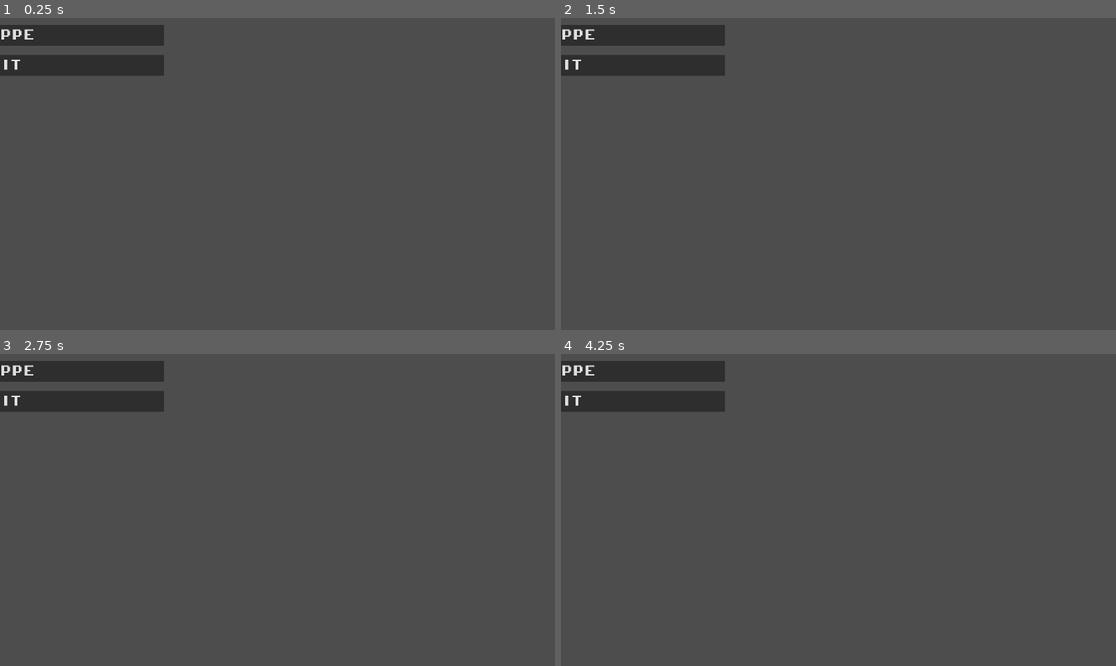
Above: before the commit, frames 1-4 (two rows, left to right).
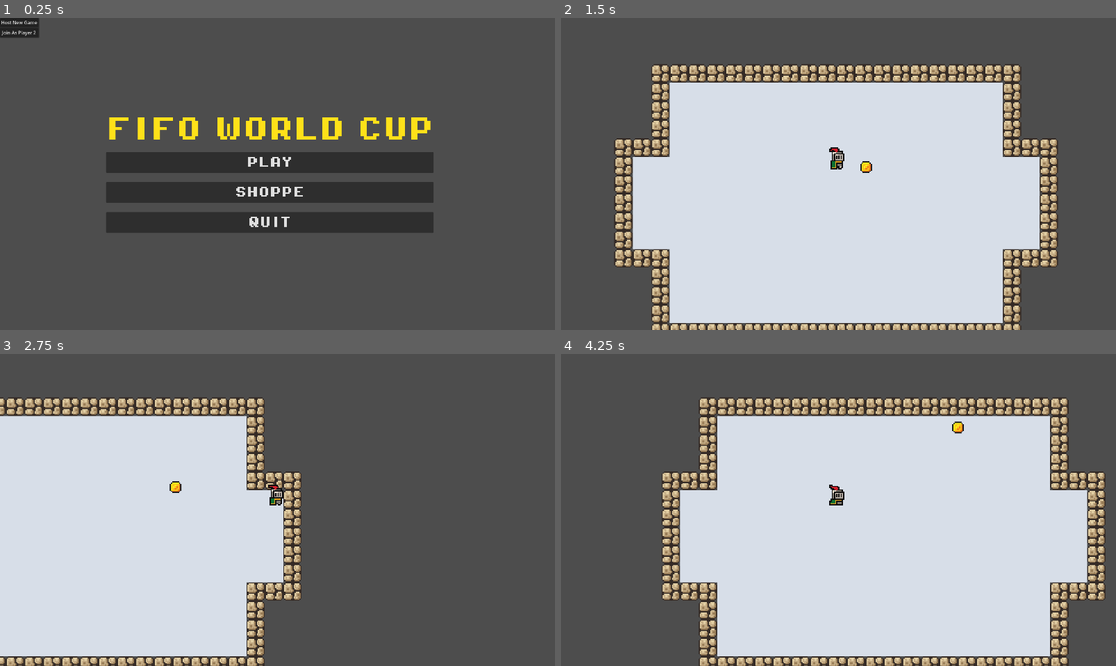
Above: after the commit, the same moments.

Repository: SeanK27/fifo-world-cup
Game: Godot game, scene res://scenes/game.tscn
The game is run twice, just before and just after one commit, with the same random seed, the same clock (stepped at 60 frames per second) and the same inputs.
Inputs (mouse positions are in pixels of both pictures, inside the frame that each line leads up to):
- Up to frame 1 (0.25 s): no input
- Up to frame 2 (1.5 s): click (577, 21) at 0.5 s, where only the run after the commit has a clickable "Host New Game"; click (832, 161) at 1.25 s, where only the run after the commit has a clickable "PLAY"
- Up to frame 3 (2.75 s): tap Enter (ui_accept) at 2, 2.27 s; hold Right (move_right) from 2.03 s (still down)
- Up to frame 4 (4.25 s): tap Enter (ui_accept) at 3.02 s; release Right (move_right) at 3.53 s; hold Left (move_left) from 3.53 s (still down)

The runs differ from the first frame. In frame 1, 17% of the frame differs, in the area x 0-79%, y 0-69%; in frame 2, 65%; in frame 3, 46%; in frame 4, 66%, in the area x 0-99%, y 2-100%.

Commit message:
join as host and player 2 buttons working

Diff:
--- a/project.godot
+++ b/project.godot
@@ -14,6 +14,10 @@
 run/main_scene="uid://st5msephdpjd"
 config/features=PackedStringArray("4.6", "Forward Plus")
 config/icon="res://icon.svg"
+
+[autoload]
+
+MultiplayerManager="*uid://c0k6g6qcfjdss"
 
 [display]
 
--- a/scenes/game.tscn
+++ b/scenes/game.tscn
@@ -1,7 +1,52 @@
 [gd_scene format=3 uid="uid://st5msephdpjd"]
 
 [ext_resource type="PackedScene" uid="uid://dctoj7ufsfjtd" path="res://scenes/main_menu.tscn" id="1_uwrxv"]
+[ext_resource type="Script" uid="uid://bewbbvvki0xmc" path="res://scripts/game_manager.gd" id="2_yqjtg"]
 
 [node name="Game" type="Node2D" unique_id=1074290147]
 
+[node name="GameManager" type="Node" parent="." unique_id=1193078731]
+script = ExtResource("2_yqjtg")
+
 [node name="Main Menu" parent="." unique_id=1115933007 instance=ExtResource("1_uwrxv")]
+anchors_preset = 0
+anchor_right = 0.0
+anchor_bottom = 0.0
+offset_left = 933.0
+offset_top = 544.0
+offset_right = 933.0
+offset_bottom = 544.0
+grow_horizontal = 1
+grow_vertical = 1
+
+[node name="MultiplayerHUD" type="Control" parent="." unique_id=599926445]
+unique_name_in_owner = true
+layout_mode = 3
+anchors_preset = 0
+offset_right = 136.0
+offset_bottom = 69.0
+
+[node name="Panel" type="Panel" parent="MultiplayerHUD" unique_id=1290042286]
+layout_mode = 1
+anchors_preset = 15
+anchor_right = 1.0
+anchor_bottom = 1.0
+grow_horizontal = 2
+grow_vertical = 2
+
+[node name="VBoxContainer" type="VBoxContainer" parent="MultiplayerHUD/Panel" unique_id=697633771]
+layout_mode = 0
+offset_right = 133.0
+offset_bottom = 66.0
+
+[node name="HostGame" type="Button" parent="MultiplayerHUD/Panel/VBoxContainer" unique_id=1662565577]
+layout_mode = 2
+text = "Host New Game"
+
+[node name="JoinAsPlayer2" type="Button" parent="MultiplayerHUD/Panel/VBoxContainer" unique_id=1631449323]
+layout_mode = 2
+text = "Join As Player 2"
+
+[connection signal="pressed" from="MultiplayerHUD/Panel/VBoxContainer/HostGame" to="GameManager" method="_on_host_game_pressed"]
+[connection signal="pressed" from="MultiplayerHUD/Panel/VBoxContainer/HostGame" to="GameManager" method="become_host"]
+[connection signal="pressed" from="MultiplayerHUD/Panel/VBoxContainer/JoinAsPlayer2" to="GameManager" method="join_as_player_2"]
--- a/scenes/soccer.tscn
+++ b/scenes/soccer.tscn
@@ -158,7 +158,7 @@
 [sub_resource type="RectangleShape2D" id="RectangleShape2D_xak2w"]
 size = Vector2(33, 87)
 
-[node name="Game" type="Node2D" unique_id=84307633]
+[node name="Soccer" type="Node2D" unique_id=84307633]
 script = ExtResource("4_soccer")
 
 [node name="Player" parent="." unique_id=1204856989 instance=ExtResource("1_twfvg")]
--- a/scripts/game.gd
+++ /dev/null
@@ -1 +0,0 @@
-extends Node
--- /dev/null
+++ b/scripts/game_manager.gd
@@ -0,0 +1,11 @@
+extends Node
+
+func become_host() -> void:
+	print("become host pressed")
+	%MultiplayerHUD.hide()
+	MultiplayerManager.become_host()
+
+func join_as_player_2() -> void:
+	print("join as player 2 pressed")
+	%MultiplayerHUD.hide()
+	MultiplayerManager.join_as_player_2()
--- /dev/null
+++ b/scripts/multiplayer/multiplayer_manager.gd
@@ -0,0 +1,7 @@
+extends Node
+
+func become_host() -> void:
+	print("Starting host!")
+
+func join_as_player_2() -> void:
+	print("Player 2 joining!")
Not shown, removed: scripts/game.gd.uid
Not shown, added: scripts/game_manager.gd.uid
Not shown, added: scripts/multiplayer/multiplayer_manager.gd.uid
